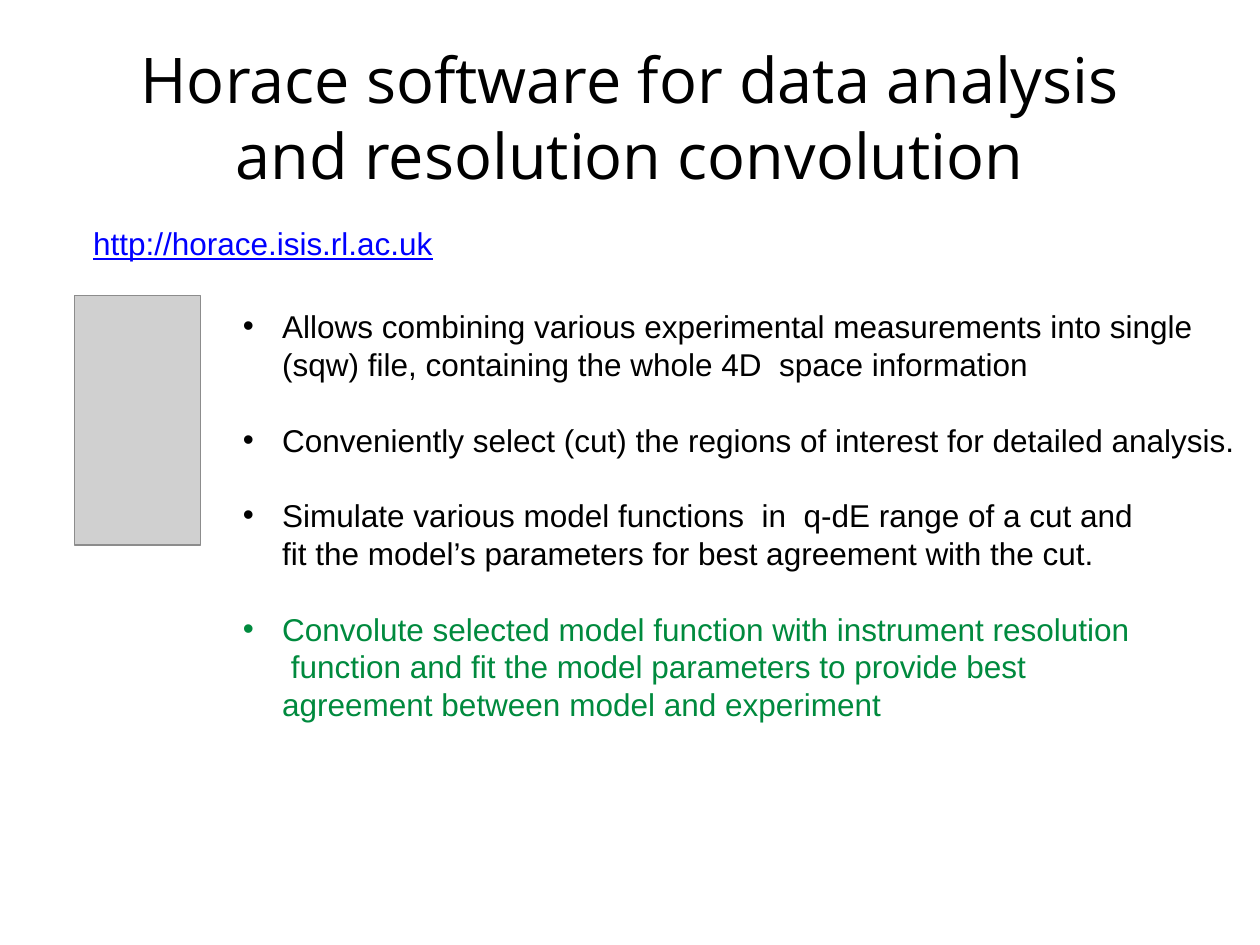
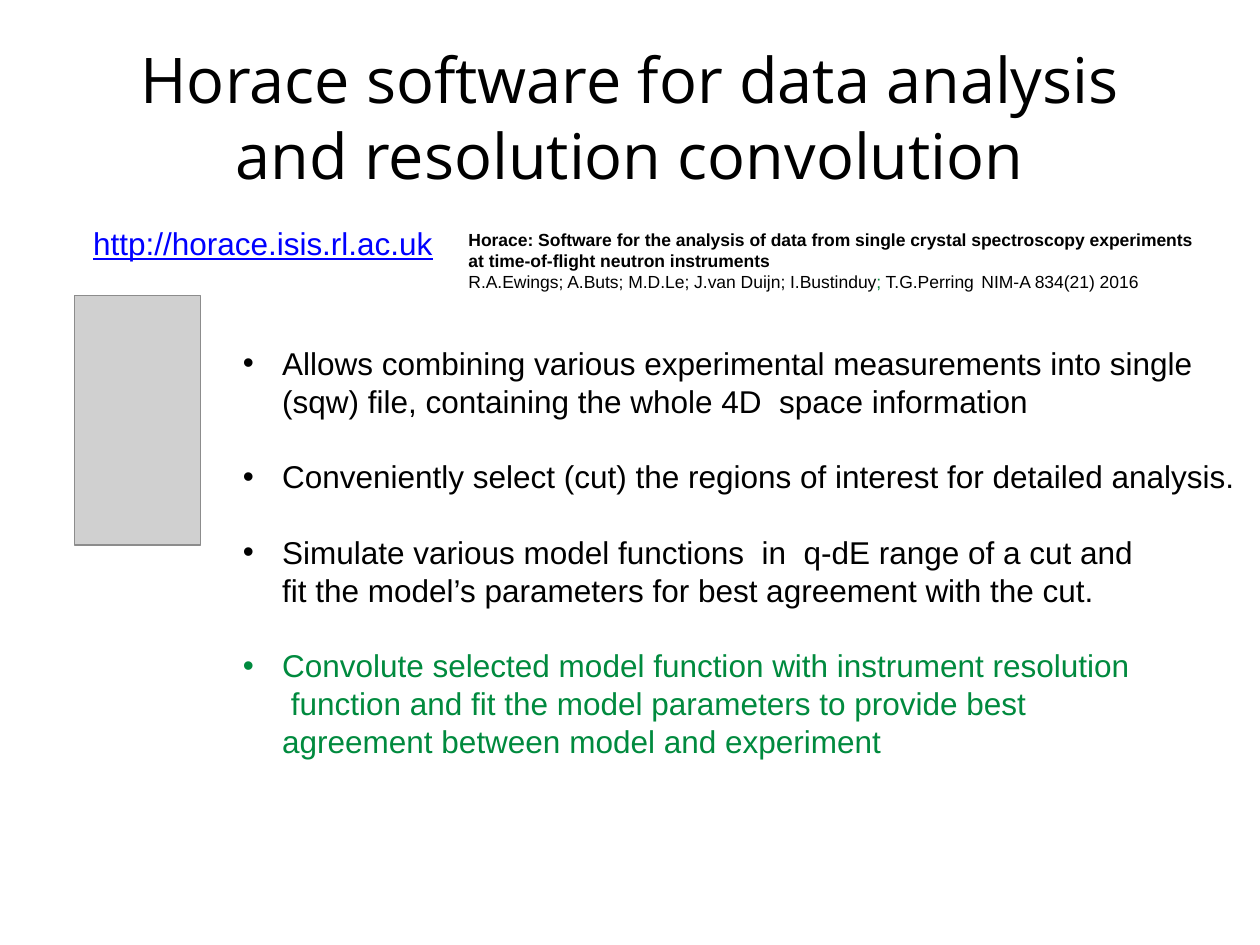
Before and after one commit to abuts/Fe, a slide deck: slide 7 of June2017/Icns2017/ICNS2017.ppt. Drawn at 1260x945 pixels with LibreOffice and Linux fonts; fonts in the diff are those of the drawing; grey boxes stand for pictures; background and template pictures are left out. Boxes give left, top, right and bottom in pixels: in the first picture for what was removed or moved away, otherwise in the second. Text is boxed around its words. In the diff, an @@ line names an element or a change of style, - is before the commit and + after.

```diff
--- a/June2017/Icns2017/ICNS2017.ppt
+++ b/June2017/Icns2017/ICNS2017.ppt
@@ text added at bbox=[468, 233, 1193, 292], 10 pt, text #000000, bold @@
+Horace: Software for the analysis of data from single crystal spectroscopy experiments at time-of-flight neutron instruments
+R.A.Ewings; A.Buts; M.D.Le; J.van Duijn; I.Bustinduy; T.G.Perring NIM-A 834(21) 2016
@@ text "Allows combining various experimental measurements ...": place and size @@
-text "Allows combining various experimental measurements ..." at bbox=[282, 315, 1234, 722]
+text "Allows combining various experimental measurements ..." at bbox=[282, 352, 1234, 759]
```
Also in this commit, not shown: 6 other slides changed, 5 slides added, 6 slides removed, 4 other files.
